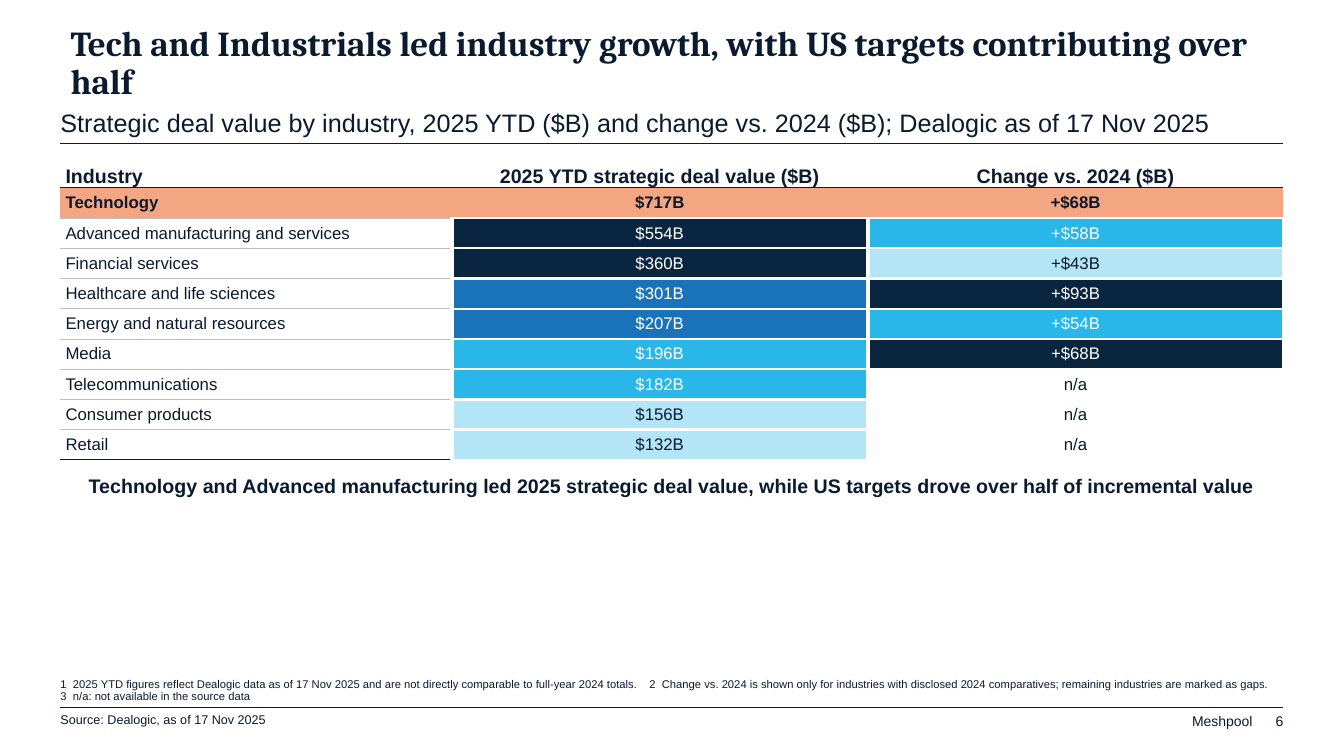
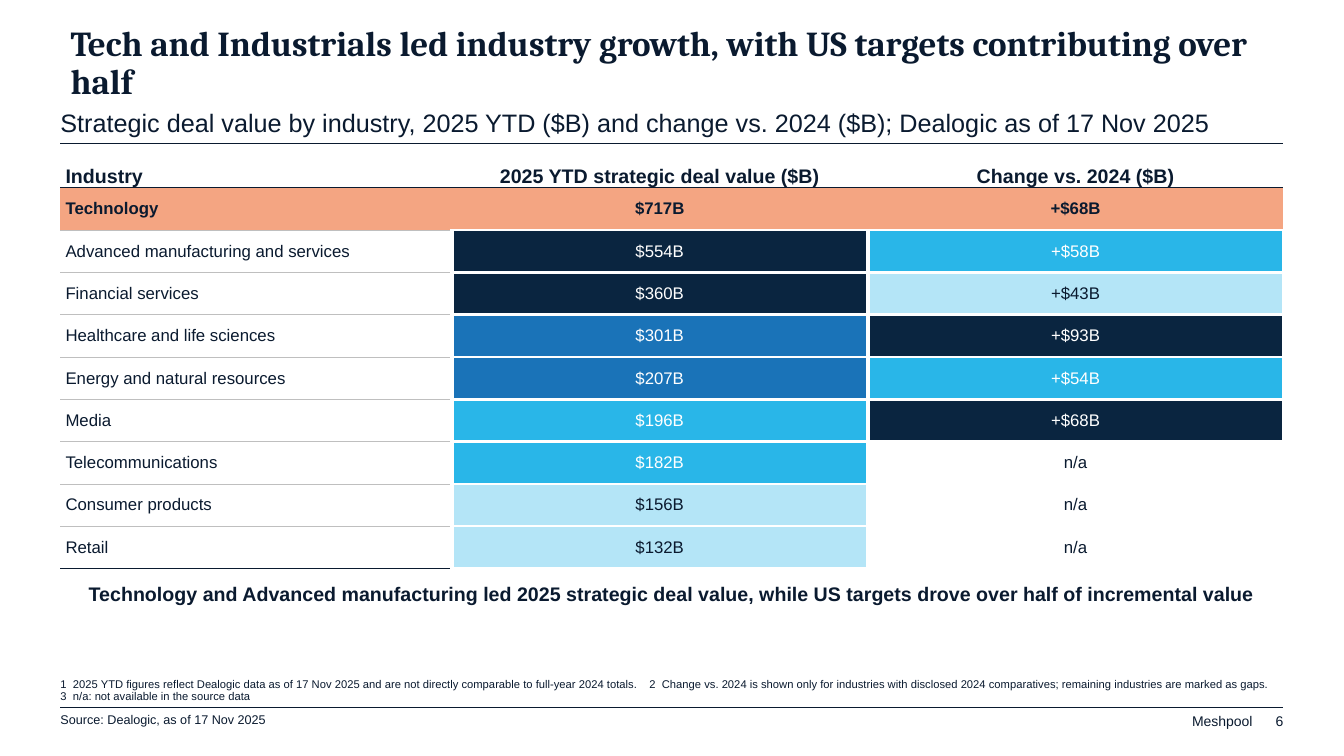
Before and after one commit to hamzaaziada/meshpool-harness, a slide deck: slide 6 of docs/deck-engine/examples/content_only_bain.pptx. Drawn at 1344x756 pixels with LibreOffice and Linux fonts; fonts in the diff are those of the drawing. Boxes give left, top, right and bottom in pixels: in the first picture for what was removed or moved away, otherwise in the second. Text is boxed around its words. In the diff, an @@ line names an element or a change of style, - is before the commit and + after.

```diff
--- a/docs/deck-engine/examples/content_only_bain.pptx
+++ b/docs/deck-engine/examples/content_only_bain.pptx
@@ table: place and size @@
-table at <box>60,155,1285,460</box>
+table at <box>60,155,1285,569</box>
@@ text "Technology and Advanced manufacturing led ...": place and size @@
-text "Technology and Advanced manufacturing led ..." at <box>89,478,1253,497</box>
+text "Technology and Advanced manufacturing led ..." at <box>89,586,1253,605</box>
```
Also in this commit, not shown: 7 other slides changed, 14 other files.
